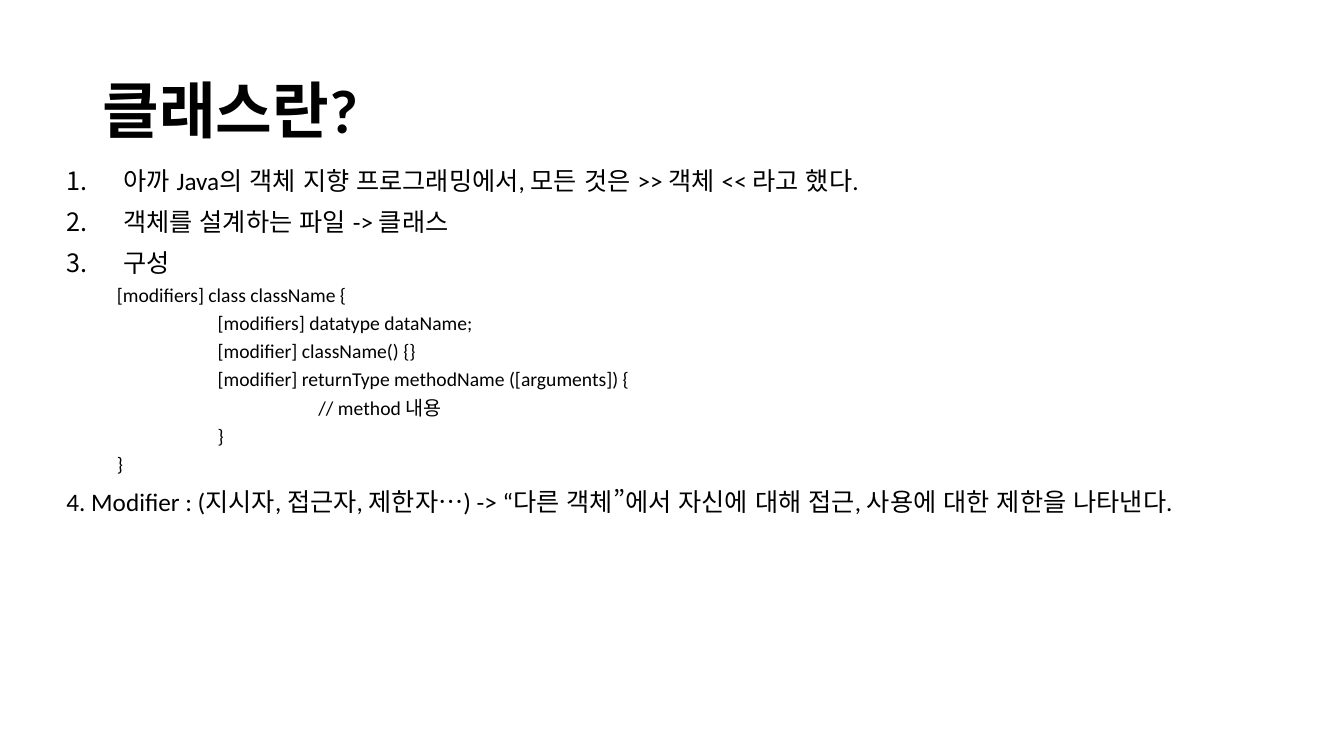
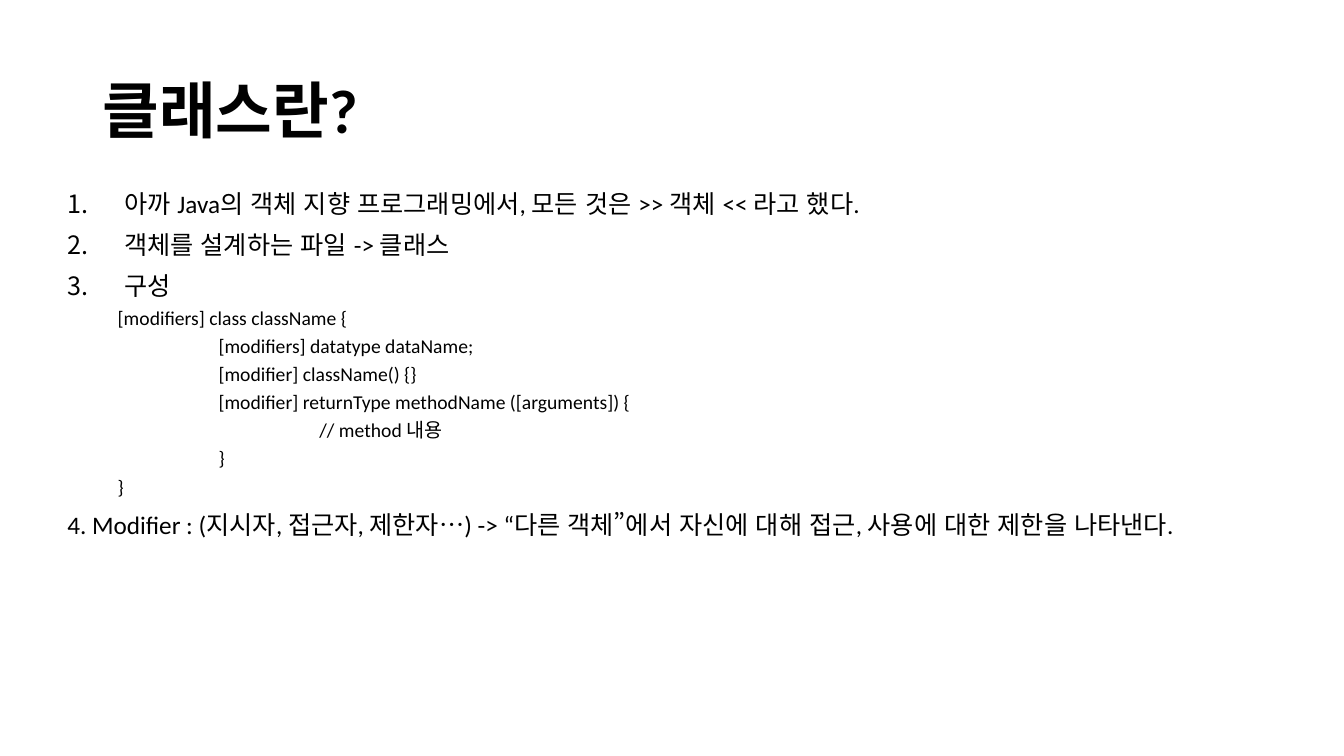
Before and after one commit to junguksim/NL_Java_Study, a slide deck: slide 7 of resources/NL Java 스터디 1회차.pptx. Drawn at 1344x756 pixels with LibreOffice and Linux fonts; fonts in the diff are those of the drawing. Boxes give left, top, right and bottom in pixels: in the first picture for what was removed or moved away, otherwise in the second. Text is boxed around its words. In the diff, an @@ line names an element or a change of style, - is before the commit and + after.

Commit message:
스터디 2주차 : 클래스의 개념

```diff
--- a/resources/NL Java 스터디 1회차.pptx
+++ b/resources/NL Java 스터디 1회차.pptx
@@ text "아까 Java의 객체 지향 프로그래밍에서, ...": place and size @@
-text "아까 Java의 객체 지향 프로그래밍에서, ..." at box(66, 169, 1172, 515)
+text "아까 Java의 객체 지향 프로그래밍에서, ..." at box(67, 192, 1173, 538)
```
Also in this commit, not shown: 2 other slides changed, 4 slides added, 9 other files.
